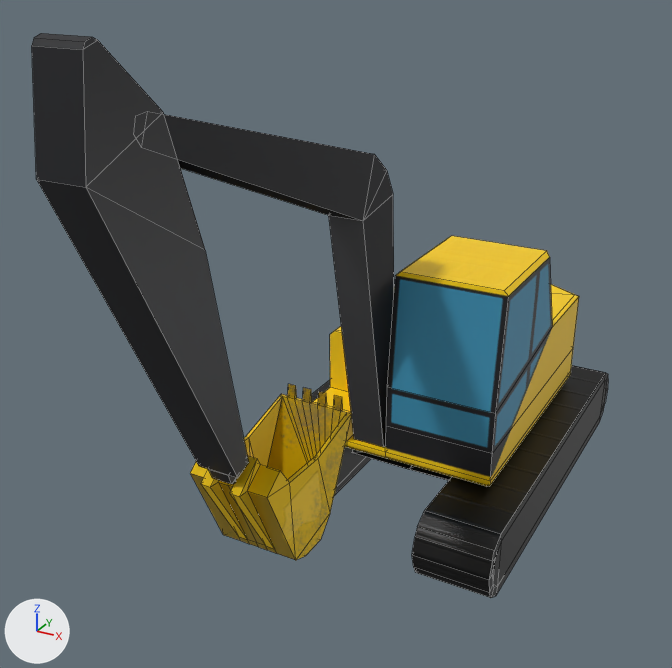
An edit to the Blender file Assets/Models/power_shovel.blend, drawn before and after from the same camera.
One viewpoint serves both versions: a 50 mm camera at (3.88, -9.68, 5.96) aimed at (-0.34, -2.0, 2.12). The axes (+X, +Y, +Z) are drawn at lower left. The lights are the same throughout. Mesh edges are drawn as thin lines.

In view in the first picture: 'Arm_0', 'Arm_1', 'Base', 'Cab', 'Shovel', 'Treads'.
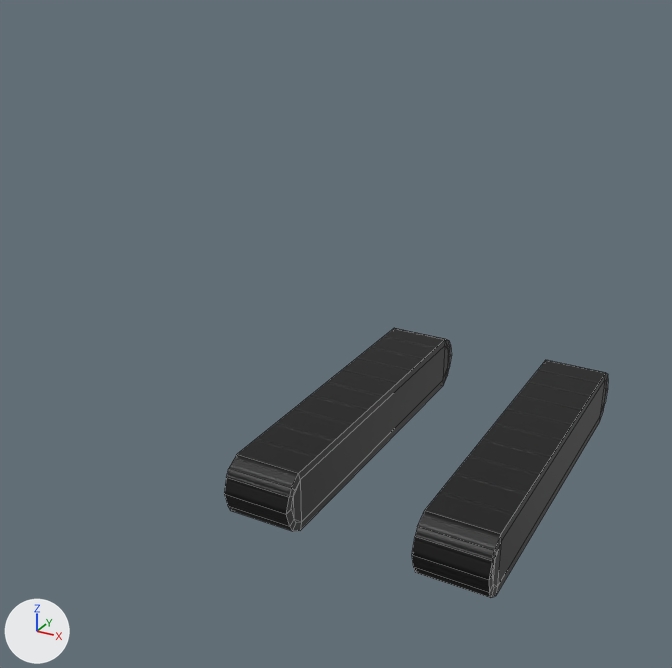
Changed parts and their boxes (x1, y1, x2, y2) in the pictures (672 x 668 px):
'Arm_1', hidden
    before: (32, 33, 249, 484)
'Cab', hidden
    before: (313, 236, 579, 487)
'Arm_0', hidden
    before: (164, 114, 394, 447)
'Shovel', hidden
    before: (190, 384, 352, 560)
'Base', hidden (black)
    before: (354, 450, 451, 481)

The edits, one by one:
Object 'Base' (ob_base) is now hidden.
Object 'Shovel' (ob_shovel) is now hidden.
Object 'Cab' (ob_cab) is now hidden.
Object 'Arm_0' (ob_arm_0) is now hidden.
Object 'Arm_1' (ob_arm_1) is now hidden.
